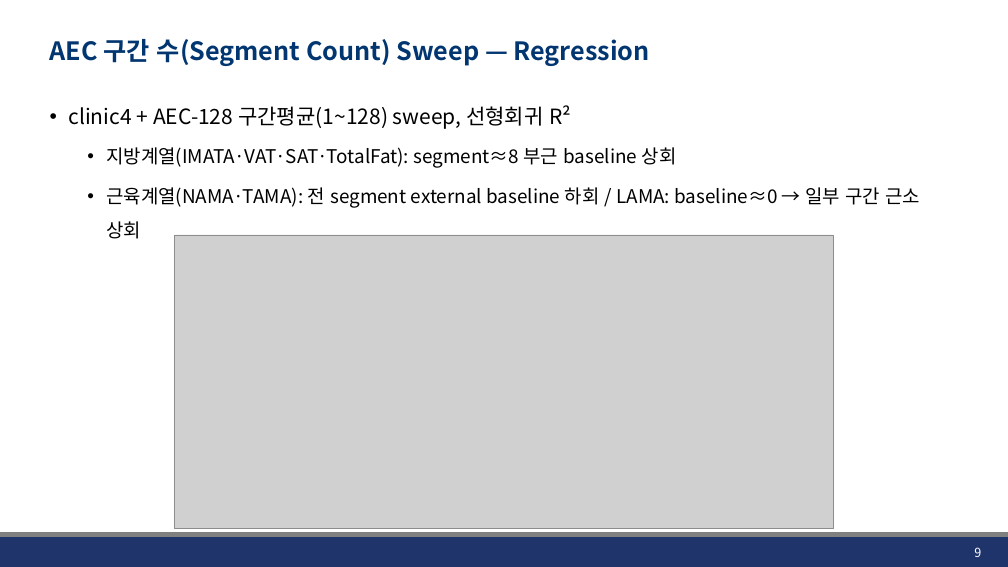
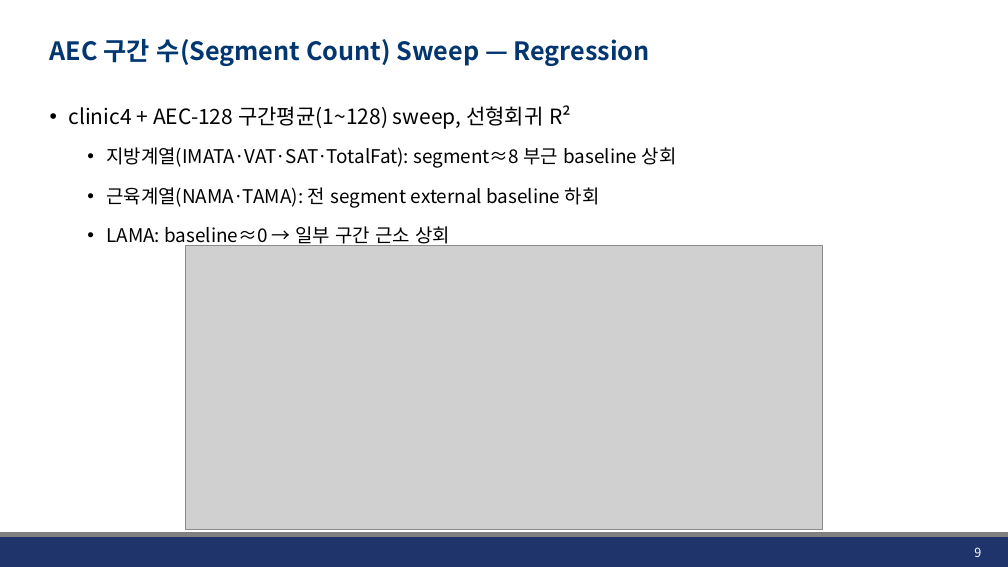
Before and after one commit to JHWannabe/Clinical_Study, a slide deck: slide 9 of docs/260807_Results of multiple Features.pptx. Drawn at 1008x567 pixels with LibreOffice and Linux fonts; fonts in the diff are those of the drawing; grey boxes stand for pictures; background and template pictures are left out. Boxes give left, top, right and bottom in pixels: in the first picture for what was removed or moved away, otherwise in the second. Text is boxed around its words. In the diff, an @@ line names an element or a change of style, - is before the commit and + after.

```diff
--- a/docs/260807_Results of multiple Features.pptx
+++ b/docs/260807_Results of multiple Features.pptx
@@ text at <box>106,187,600,247</box>: text changed @@
-  • 근육계열(NAMA·TAMA): 전 segment external baseline 하회 / LAMA: baseline≈0 → 일부 구간 근소 상회
+  • 근육계열(NAMA·TAMA): 전 segment external baseline 하회
+  • LAMA: baseline≈0 → 일부 구간 근소 상회
@@ picture: place and size @@
-picture at <box>175,235,833,529</box>
+picture at <box>186,245,823,529</box>
```
Also in this commit, not shown: 10 other slides changed, 1 slide added, 1 slide removed, 29 other files.
